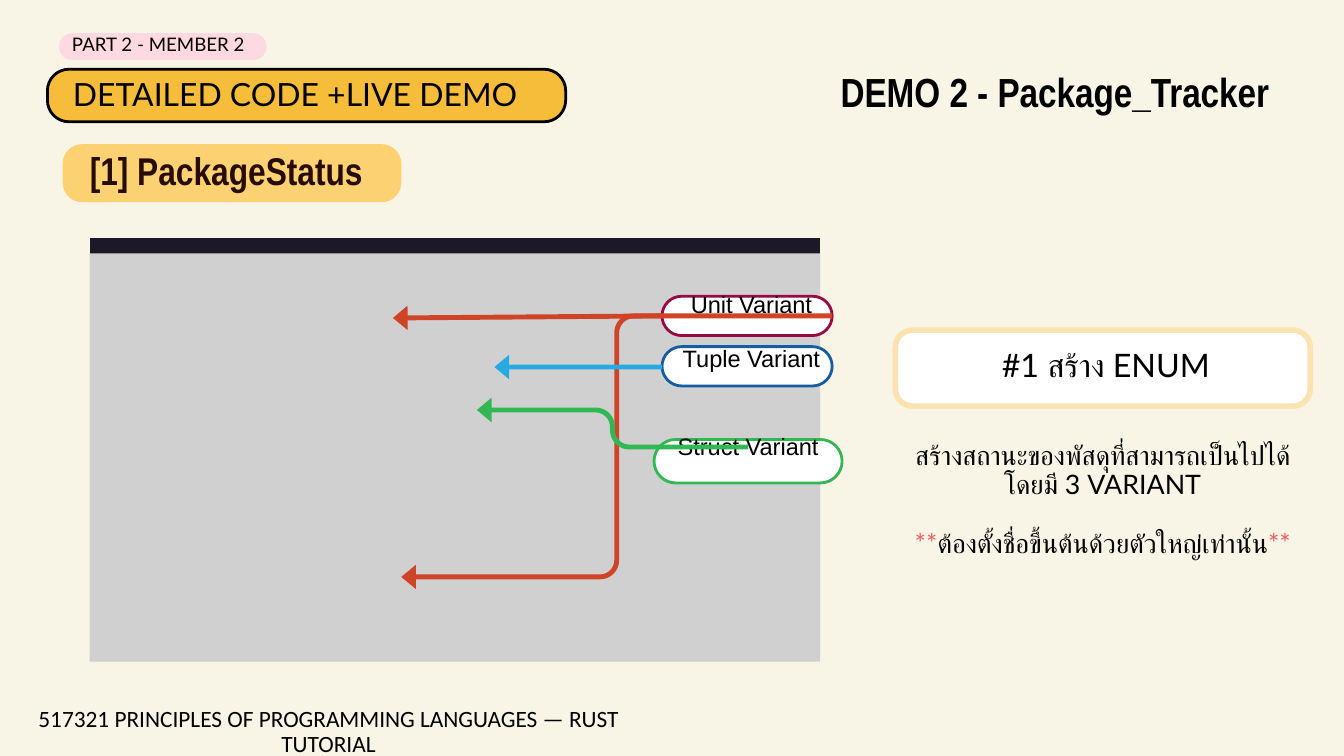
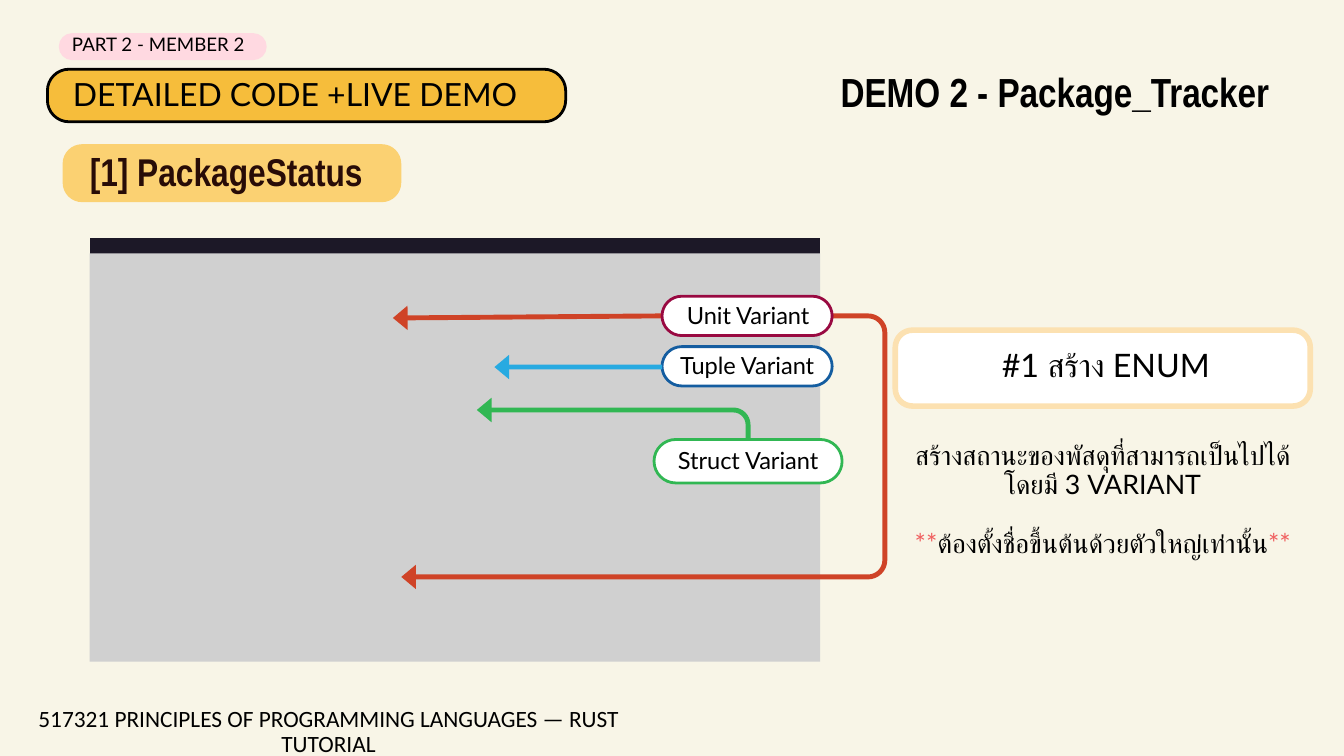
Before and after one commit to 670710143/rust-tutorial-2569, a slide deck: slide 24 of 09-enums-pattern-matching/Presentation/กลุ่มที่ 9 - Enums & Pattern Matching.pptx. Drawn at 1344x756 pixels with LibreOffice and Linux fonts; fonts in the diff are those of the drawing; grey boxes stand for pictures. Boxes give left, top, right and bottom in pixels: in the first picture for what was removed or moved away, otherwise in the second. Text is boxed around its words. In the diff, an @@ line names an element or a change of style, - is before the commit and + after.

```diff
--- a/09-enums-pattern-matching/Presentation/กลุ่มที่ 9 - Enums & Pattern Matching.pptx
+++ b/09-enums-pattern-matching/Presentation/กลุ่มที่ 9 - Enums & Pattern Matching.pptx
@@ freeform shape: place and size @@
-freeform shape at (401, 316, 832, 577)
+freeform shape at (401, 316, 885, 577)
@@ text "Unit Variant": place and size @@
-text "Unit Variant" at (691, 294, 812, 318)
+text "Unit Variant" at (687, 306, 809, 325)
@@ text "Tuple Variant": place and size @@
-text "Tuple Variant" at (683, 348, 820, 372)
+text "Tuple Variant" at (680, 356, 814, 378)
@@ freeform shape: place and size @@
-freeform shape at (477, 410, 749, 447)
+freeform shape at (477, 410, 749, 439)
@@ font Arial to Lato in 3 elements at (680, 356, 814, 378), (687, 306, 809, 325), (678, 451, 818, 470) @@
@@ text "Struct Variant": place and size @@
-text "Struct Variant" at (678, 437, 819, 461)
+text "Struct Variant" at (678, 451, 818, 470)
```
Also in this commit, not shown: 18 other slides changed, 4 slides added, 5 slides removed.
